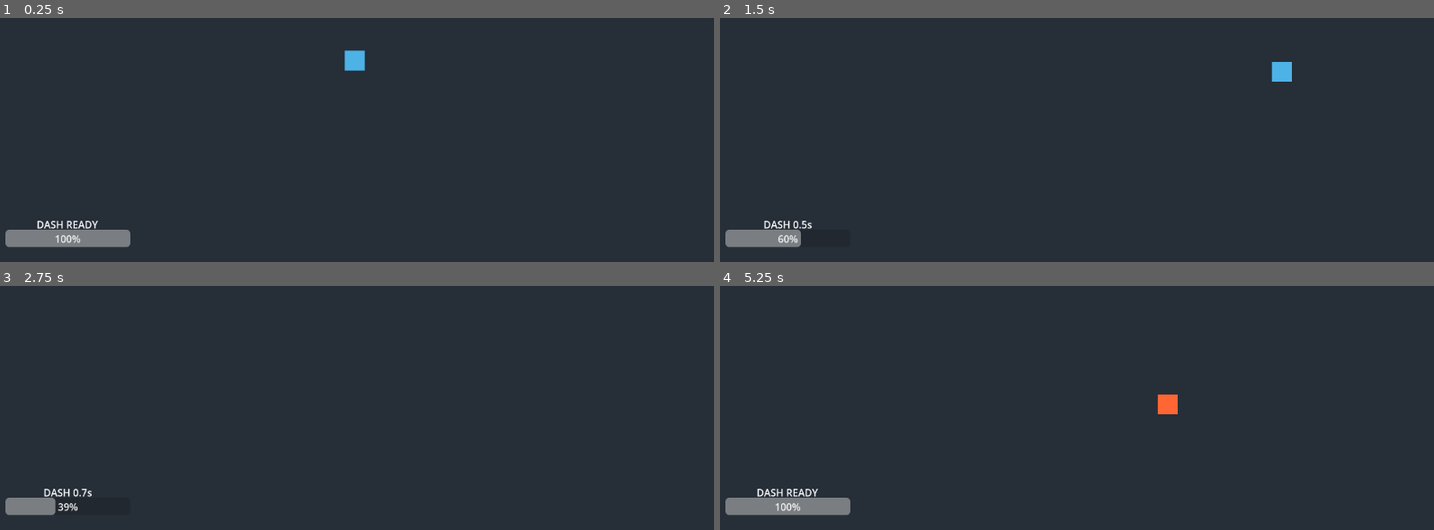
Above: before the commit, frames 1-4 (two rows, left to right).
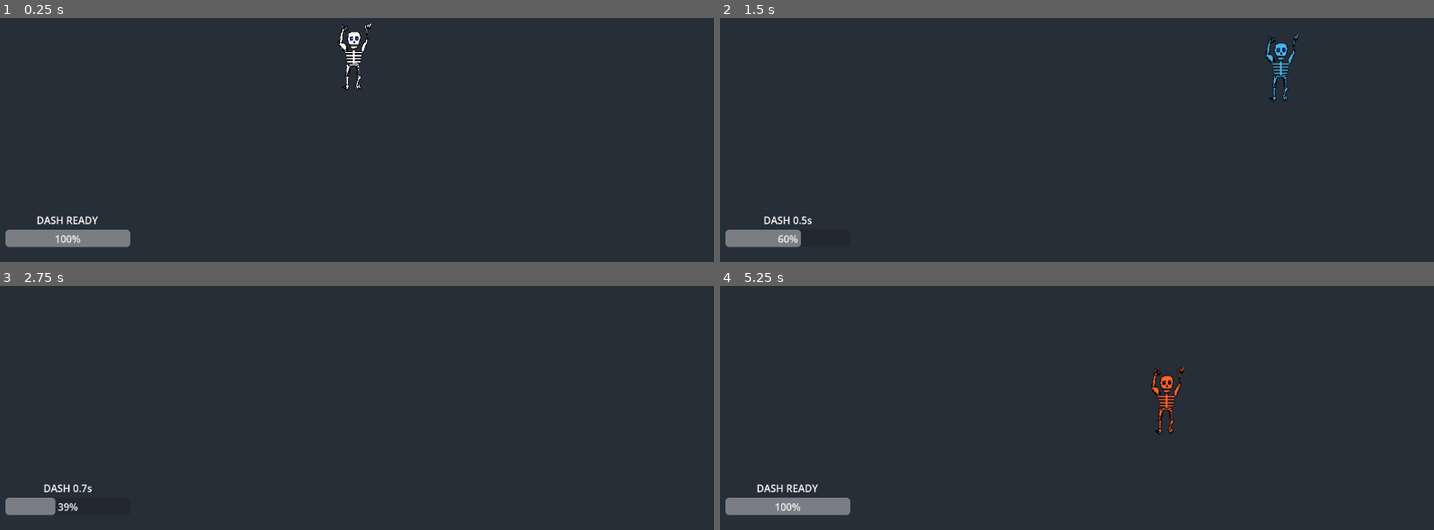
Above: after the commit, the same moments.

Repository: advejas-ai/projektas1
Game: Godot game, scene res://main.tscn
The game is run twice, just before and just after one commit, with the same random seed, the same clock (stepped at 60 frames per second) and the same inputs.
Inputs:
- Up to frame 1 (0.25 s): no input
- Up to frame 2 (1.5 s): tap Enter at 0.5 s; hold D (move_right) 0.53-1.28 s; tap Space (dash) at 0.6, 1.35 s; hold S (move_down) from 1.28 s (still down)
- Up to frame 3 (2.75 s): release S (move_down) at 2.03 s; hold D (move_right) from 2.03 s (still down); tap Space (dash) at 2.1 s
- Up to frame 4 (5.25 s): release D (move_right) at 2.78 s; hold W (move_up) 2.78-3.53 s; tap Space (dash) every 0.75 s from 2.85 to 5.1 s; hold A (move_left) 3.53-5.03 s; hold S (move_down) from 5.03 s (still down)

The runs differ from the first frame. In frame 1, 0.8% of the frame differs, in the area x 5-53%, y 2-87%; in frame 2, 0.7%; in frame 3, 0.2%; in frame 4, 0.8%, in the area x 5-65%, y 33-87%.

Commit message:
mano neliest ;)

Diff:
--- a/main.tscn
+++ b/main.tscn
@@ -1,70 +1,67 @@
-[gd_scene load_steps=4 format=3]
+[gd_scene format=3 uid="uid://bhwpaj2rhc1df"]
 
-[ext_resource type="Script" path="res://scripts/player.gd" id="1_player_script"]
-[ext_resource type="Script" path="res://scripts/hud.gd" id="2_hud_script"]
+[ext_resource type="Script" uid="uid://dm3q4jcqu16rf" path="res://scripts/player.gd" id="1_player_script"]
+[ext_resource type="Script" uid="uid://bdeo3nksv5qxh" path="res://scripts/hud.gd" id="2_hud_script"]
+[ext_resource type="Texture2D" uid="uid://sbodyodpkd87" path="res://skeleton.png" id="3_skeleton_texture"]
 
 [sub_resource type="RectangleShape2D" id="Rect_player"]
 size = Vector2(32, 32)
 
-[node name="World" type="Node2D"]
+[node name="World" type="Node2D" unique_id=1949827213]
 
-[node name="Camera" type="Camera2D" parent="."]
+[node name="Camera" type="Camera2D" parent="." unique_id=579239988]
 position_smoothing_enabled = true
 
-[node name="Ground" type="ColorRect" parent="."]
+[node name="Ground" type="ColorRect" parent="." unique_id=917001577]
 offset_left = -5000.0
 offset_top = -5000.0
 offset_right = 5000.0
 offset_bottom = 5000.0
 color = Color(0.15, 0.18, 0.22, 1)
 
-[node name="Player" type="CharacterBody2D" parent="."]
+[node name="Player" type="CharacterBody2D" parent="." unique_id=61787766]
 script = ExtResource("1_player_script")
 
-[node name="CollisionShape" type="CollisionShape2D" parent="Player"]
+[node name="CollisionShape" type="CollisionShape2D" parent="Player" unique_id=785766782]
 shape = SubResource("Rect_player")
 
-[node name="Sprite" type="ColorRect" parent="Player"]
-offset_left = -16.0
-offset_top = -16.0
-offset_right = 16.0
-offset_bottom = 16.0
-color = Color(0.3, 0.7, 0.9, 1)
+[node name="Sprite" type="Sprite2D" parent="Player" unique_id=237433977]
+texture = ExtResource("3_skeleton_texture")
 
-[node name="HUD" type="CanvasLayer" parent="."]
+[node name="HUD" type="CanvasLayer" parent="." unique_id=461492924]
 
-[node name="DashUI" type="Control" parent="HUD"]
-layout_mode = 0
+[node name="DashUI" type="Control" parent="HUD" unique_id=434049570]
+layout_mode = 3
 anchors_preset = 15
 anchor_right = 1.0
 anchor_bottom = 1.0
+grow_horizontal = 2
+grow_vertical = 2
 mouse_filter = 2
 script = ExtResource("2_hud_script")
 
-[node name="CooldownBar" type="ProgressBar" parent="HUD/DashUI"]
+[node name="CooldownBar" type="ProgressBar" parent="HUD/DashUI" unique_id=1783043532]
 layout_mode = 1
-anchors_preset = 0
-anchor_left = 0.0
+anchors_preset = 2
 anchor_top = 1.0
-anchor_right = 0.0
 anchor_bottom = 1.0
 offset_left = 16.0
 offset_top = -52.0
 offset_right = 216.0
 offset_bottom = -24.0
+grow_vertical = 0
 step = 0.0
 value = 100.0
 
-[node name="Label" type="Label" parent="HUD/DashUI"]
+[node name="Label" type="Label" parent="HUD/DashUI" unique_id=270058541]
 layout_mode = 1
-anchors_preset = 0
-anchor_left = 0.0
+anchors_preset = 2
 anchor_top = 1.0
-anchor_right = 0.0
 anchor_bottom = 1.0
 offset_left = 16.0
 offset_top = -72.0
 offset_right = 216.0
 offset_bottom = -56.0
+grow_vertical = 0
 text = "DASH READY"
 horizontal_alignment = 1
--- a/scripts/player.gd
+++ b/scripts/player.gd
@@ -14,7 +14,7 @@
 var dash_direction: Vector2 = Vector2.ZERO
 var last_move_dir: Vector2 = Vector2.DOWN
 
-@onready var sprite: ColorRect = $Sprite
+@onready var sprite: Sprite2D = $Sprite
 
 func _ready() -> void:
 	add_to_group("player")
@@ -56,10 +56,10 @@
 	is_dashing = true
 	dash_time_left = dash_duration
 	dash_direction = input_dir if input_dir != Vector2.ZERO else last_move_dir
-	sprite.color = Color(1.0, 0.4, 0.2, 1)
+	sprite.modulate = Color(1.0, 0.4, 0.2, 1)
 
 func _end_dash() -> void:
 	is_dashing = false
 	cooldown_time_left = dash_cooldown
 	velocity = dash_direction * max_speed * 0.5
-	sprite.color = Color(0.3, 0.7, 0.9, 1)
+	sprite.modulate = Color(0.3, 0.7, 0.9, 1)
Binary file added: skeleton.png
Not shown, added: skeleton.png.import
